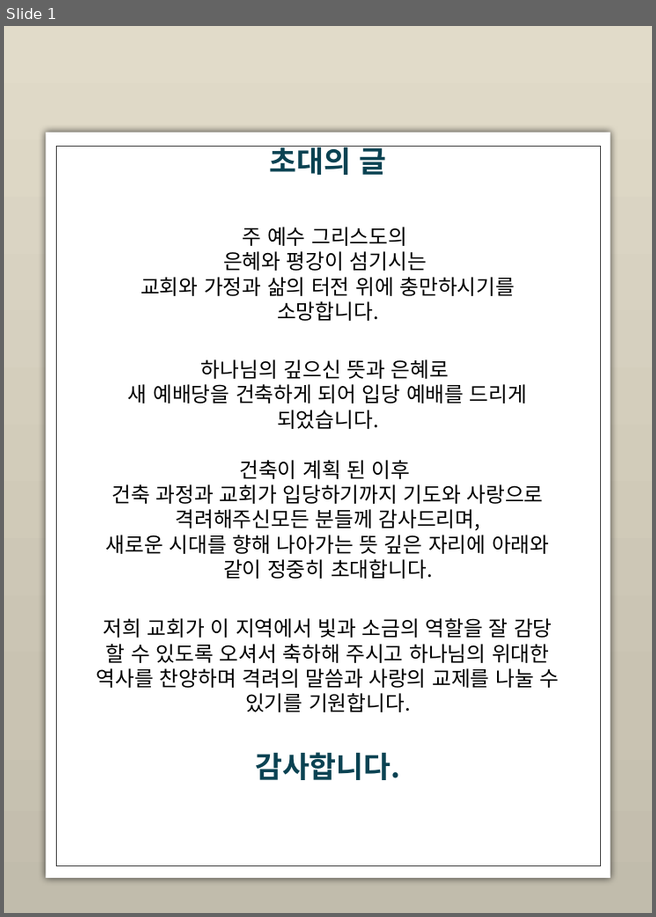
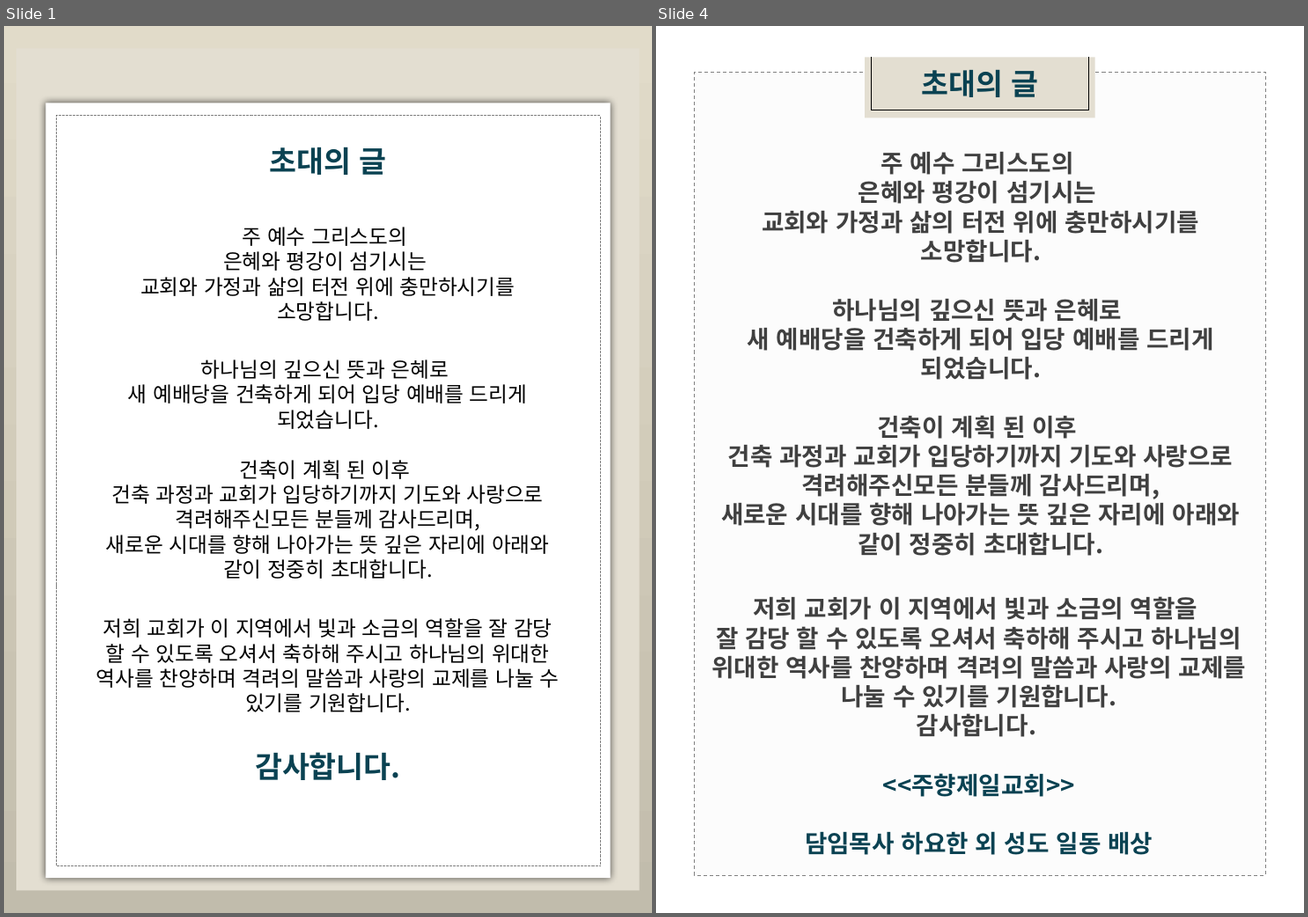
Before and after one commit to jlife0113/juhyang, a slide deck: doc/프레젠테이션1.pptx. Shown side by side, each under a label of ours: slide 1 before the commit, slides 1 and 4 after it; the slides between them are not shown. The pictures are 656x917 and 1308x917 pixels, drawn with LibreOffice and Linux fonts; fonts in the diff are those of the drawing; background and template pictures are left out. Boxes give left, top, right and bottom in pixels: in the first picture for what was removed or moved away, otherwise in the second. Text is boxed around its words. In the diff, an @@ line names an element or a change of style, - is before the commit and + after.

```diff
--- a/doc/프레젠테이션1.pptx
+++ b/doc/프레젠테이션1.pptx
@@ slide 4 added at bbox=[656, 26, 1304, 913], background picture (left out) @@
@@ rectangle added at bbox=[695, 73, 1266, 873], fill #F2F2F2 at 19% opacity, outline #808080 0.5 pt dashed @@
@@ group added at bbox=[865, 58, 1095, 118]: 3 lines, 1 rectangle, 1 text @@
+초대의 글
@@ text added at bbox=[762, 152, 1199, 263], 14 pt, text #404040, bold @@
+주 예수 그리스도의
+은혜와 평강이 섬기시는
+교회와 가정과 삶의 터전 위에 충만하시기를 소망합니다.
@@ text added at bbox=[721, 299, 1239, 556], 14 pt, text #404040, bold @@
+하나님의 깊으신 뜻과 은혜로
+새 예배당을 건축하게 되어 입당 예배를 드리게 되었습니다.
+건축이 계획 된 이후
+건축 과정과 교회가 입당하기까지 기도와 사랑으로 격려해주신모든 분들께 감사드리며,
+새로운 시대를 향해 나아가는 뜻 깊은 자리에 아래와 같이 정중히 초대합니다.
@@ text added at bbox=[711, 596, 1246, 737], 14 pt, text #404040, bold @@
+저희 교회가 이 지역에서 빛과 소금의 역할을
+잘 감당 할 수 있도록 오셔서 축하해 주시고 하나님의 위대한 역사를 찬양하며 격려의 말씀과 사랑의 교제를 나눌 수 있기를 기원합니다.
+감사합니다.
@@ text added at bbox=[805, 773, 1152, 855], 14 pt, text #0A4252, bold @@
+<<주향제일교회>>
+담임목사 하요한 외 성도 일동 배상
@@ slide 1 changed as well @@
@@ rectangle added at bbox=[16, 49, 639, 890], fill #E3DED1 @@
@@ rectangle: place and size @@
-rectangle at bbox=[45, 132, 609, 878]
+rectangle at bbox=[45, 103, 609, 876]
@@ rectangle: place and size @@
-rectangle at bbox=[57, 146, 601, 865]
+rectangle at bbox=[57, 116, 601, 866]
@@ rectangle at bbox=[57, 116, 601, 866]: outline #404040 0.5 pt to #808080 0.5 pt dashed @@
```
Also in this commit, not shown: 2 other slides changed, 4 other slides added, 3 slides removed, 5 other files.
